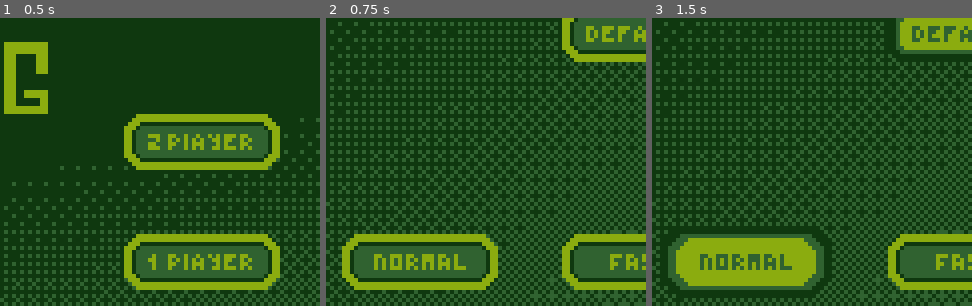
Above: before the commit, frames 1-3 (left to right).
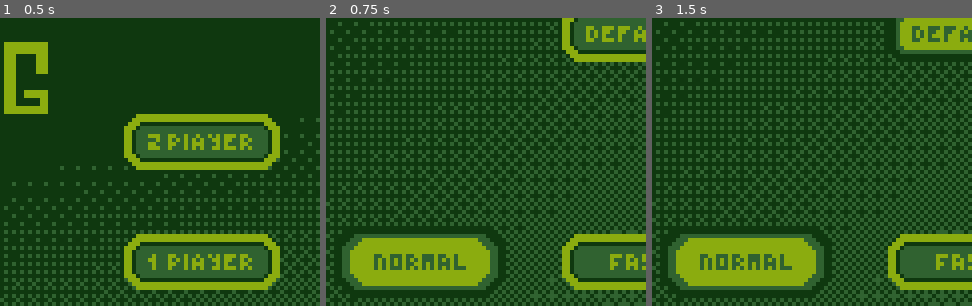
Above: after the commit, the same moments.

Repository: WobblyRonnoc/Pong
Game: Godot game, scene res://main_menu.tscn
The game is run twice, just before and just after one commit, with the same random seed, the same clock (stepped at 60 frames per second) and the same inputs.
Inputs (mouse positions are % of the whole screen's width and height, from its top left):
- Up to frame 1 (0.5 s): no input
- Up to frame 2 (0.75 s): click (67, 71) at 0.5 s
- Up to frame 3 (1.5 s): click (84, 10) at 1.25 s
The pictures show only the part of the screen within x 36-86%, y 8-58%; the shares and areas given below are measured in that part.

Frame 1 is identical in both runs. In frame 2, 9.5% of the frame differs, in the area x 2-57%, y 72-98%; in frame 3, nothing differs.

Commit message:
Update options.gd
Update player selected button on ready

Diff:
--- a/options.gd
+++ b/options.gd
@@ -44,6 +44,12 @@
 	if get_current_speed_selection("player") == "slow":
 		select_button("player", player_slow)
 	#TODO: this for every other speed/button combo...
+
+	if get_current_speed_selection("player") == "medium":
+		select_button("player", player_medium)
+
+	if get_current_speed_selection("player") == "fast":
+		select_button("player", player_fast)
 
 func select_button(entity: String, button: Node) -> void:
 	if entity.to_lower() == "player":
